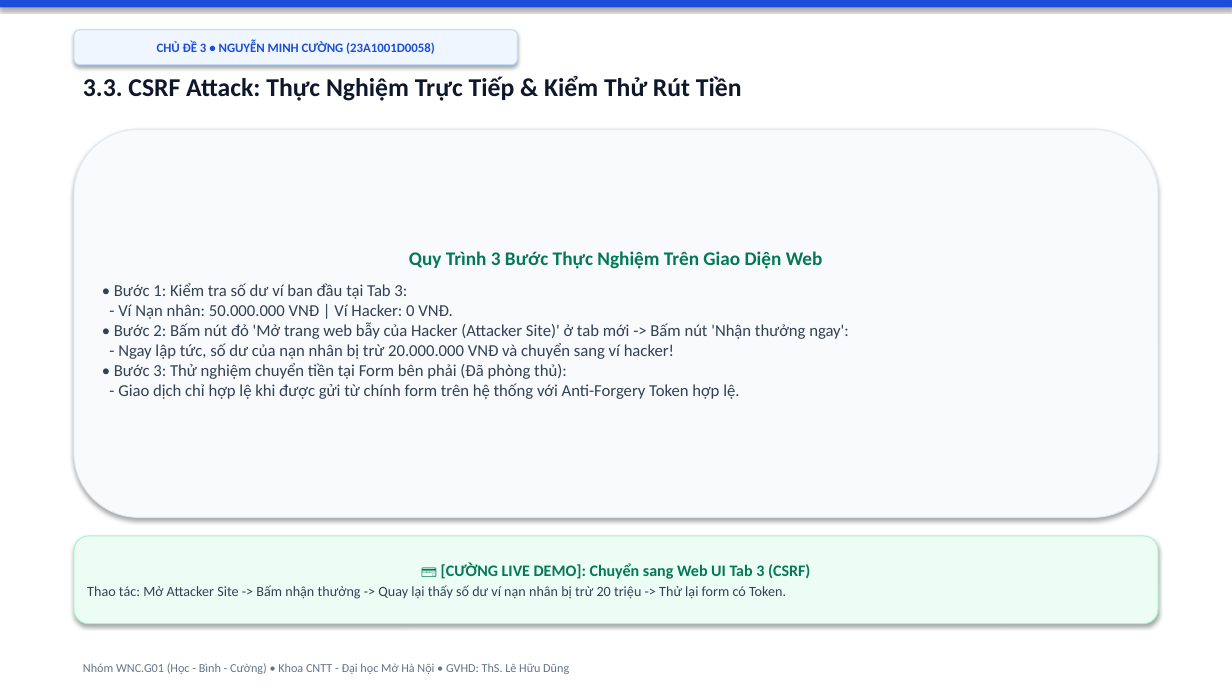
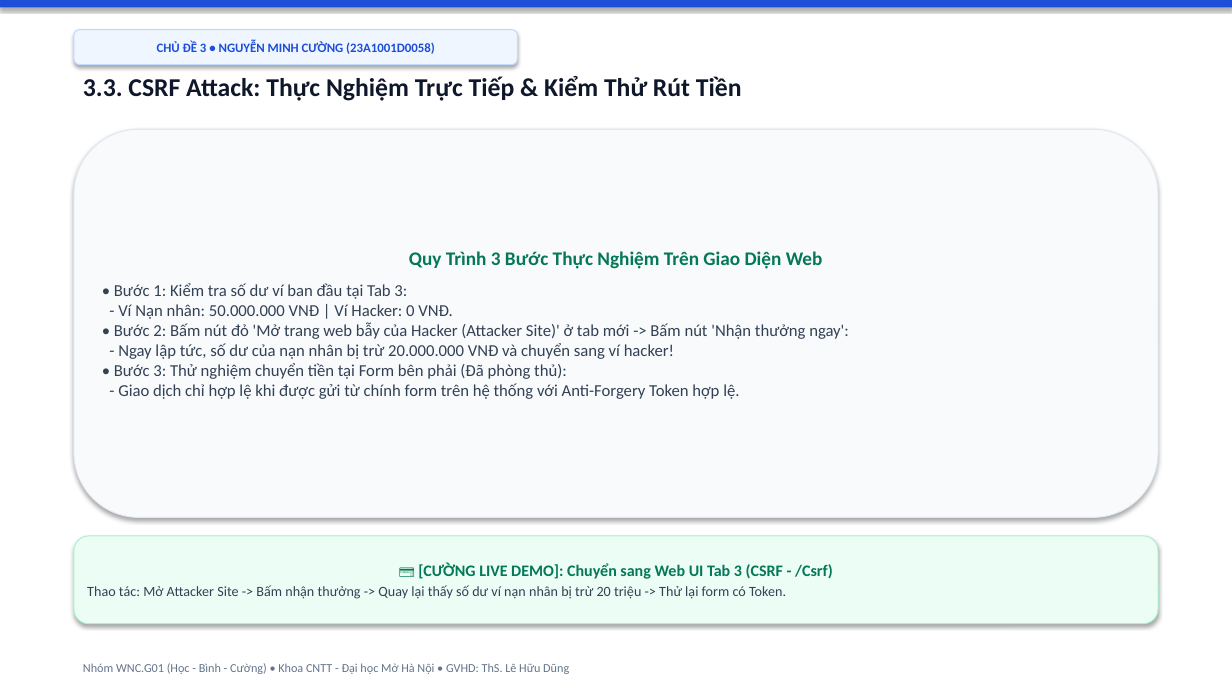
Before and after one commit to hocjsoo/OWASP_Demo, a slide deck: slide 17 of Slide_OWASP_Top3_Nhom_WNC_G01.pptx (slide 13 before the commit). Drawn at 1232x693 pixels with LibreOffice and Linux fonts; fonts in the diff are those of the drawing. Boxes give left, top, right and bottom in pixels: in the first picture for what was removed or moved away, otherwise in the second. Text is boxed around its words. In the diff, an @@ line names an element or a change of style, - is before the commit and + after.

```diff
--- a/Slide_OWASP_Top3_Nhom_WNC_G01.pptx
+++ b/Slide_OWASP_Top3_Nhom_WNC_G01.pptx
@@ text in rounded rectangle at (418,563,833,579): text changed @@
-💳 [CƯỜNG LIVE DEMO]: Chuyển sang Web UI Tab 3 (CSRF)
+💳 [CƯỜNG LIVE DEMO]: Chuyển sang Web UI Tab 3 (CSRF - /Csrf)
```
Also in this commit, not shown: 9 other slides changed, 6 slides added, 2 other files.
